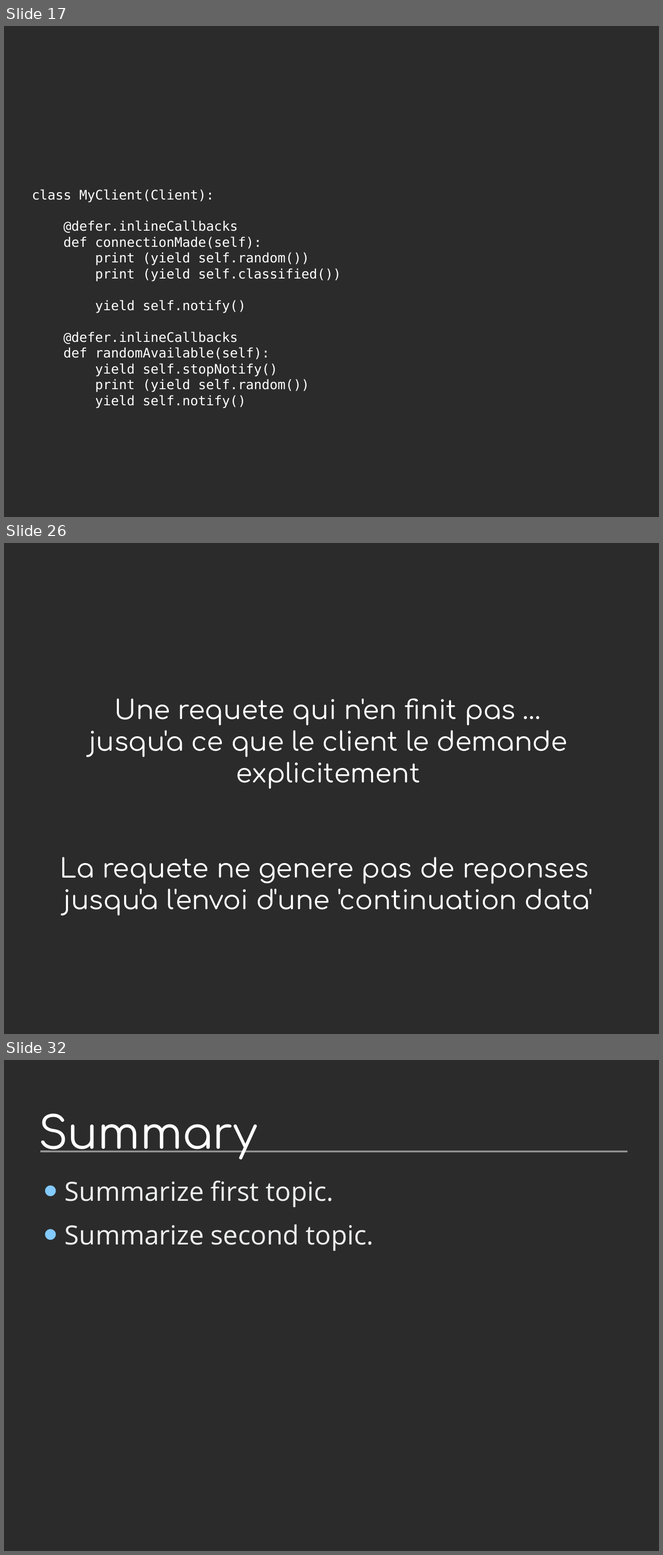
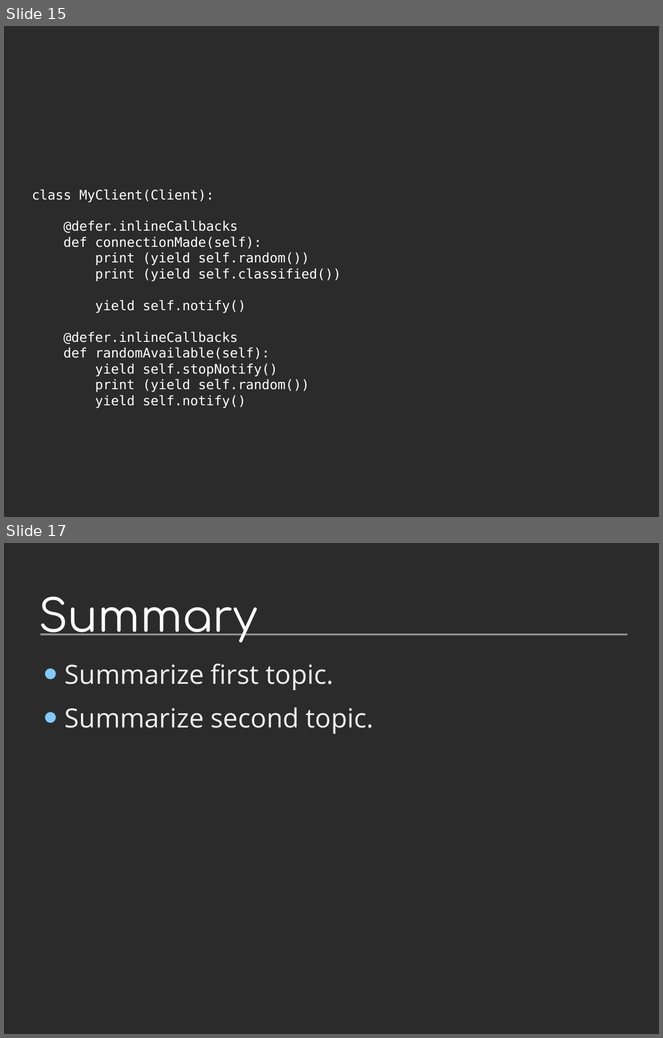
Before and after one commit to jdb/jdb.github.com, a slide deck: imap_idle/pycon-presentation/imap-idle-makingoff.odp. Shown one above the other, each under a label of ours: slides 17, 26 and 32 before the commit, slides 15 and 17 after it; the slides between them are not shown. The pictures are 663x1555 and 663x1038 pixels, drawn with LibreOffice and Linux fonts; fonts in the diff are those of the drawing; background and template pictures are left out; a plain dark background stands for a picture behind light text. Boxes give left, top, right and bottom in pixels: in the first picture for what was removed or moved away, otherwise in the second. Text is boxed around its words. In the diff, an @@ line names an element or a change of style, - is before the commit and + after.

```diff
--- a/imap_idle/pycon-presentation/imap-idle-makingoff.odp
+++ b/imap_idle/pycon-presentation/imap-idle-makingoff.odp
@@ slide 26 removed at [4, 543, 659, 1034], background picture (left out) @@
@@ title removed at [60, 698, 593, 916] @@
-Une requete qui n'en finit pas …
-jusqu'a ce que le client le demande explicitement
-La requete ne genere pas de reponses
-jusqu'a l'envoi d'une 'continuation data'
@@ what was slide 17 is now slide 15 @@
@@ what was slide 32 is now slide 17 @@
```
Also in this commit, not shown: 1 slide changed, 2 slides added, 16 other slides removed.
